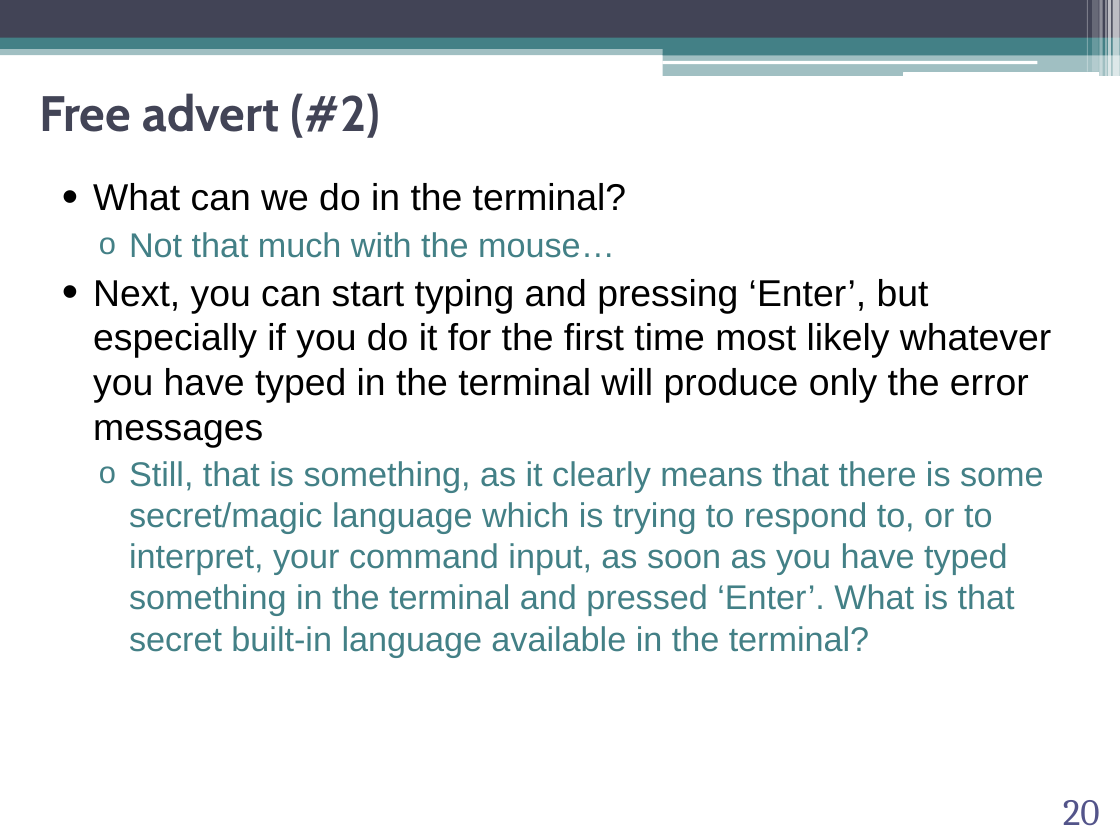
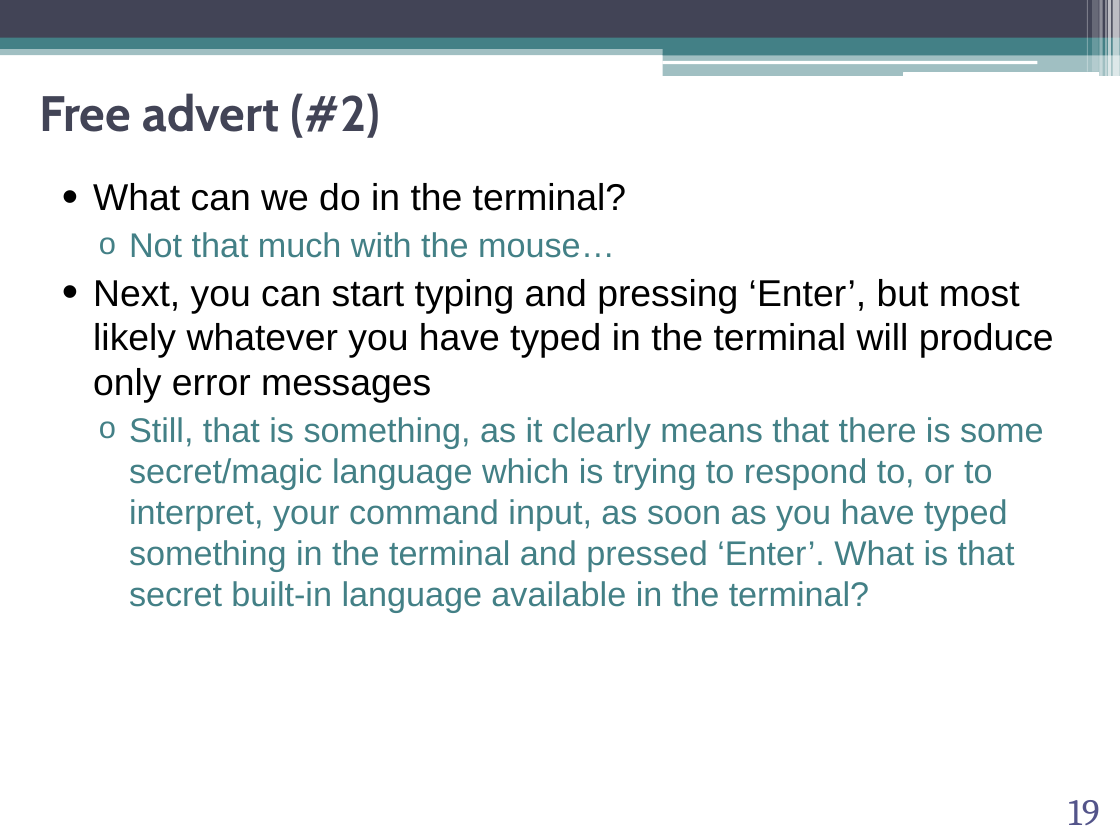
Before and after one commit to abilandz/PH8124, a slide deck: slide 19 of Lecture_1/ABilandzic_PH8124_SS2023.pptx (slide 20 before the commit). Drawn at 1120x840 pixels with LibreOffice and Linux fonts; fonts in the diff are those of the drawing; background and template pictures are left out. Boxes give left, top, right and bottom in pixels: in the first picture for what was removed or moved away, otherwise in the second. Text is boxed around its words. In the diff, an @@ line names an element or a change of style, - is before the commit and + after.

```diff
--- a/Lecture_1/ABilandzic_PH8124_SS2023.pptx
+++ b/Lecture_1/ABilandzic_PH8124_SS2023.pptx
@@ text at bbox=[93, 279, 1054, 403]: text changed @@
-• Next, you can start typing and pressing ‘Enter’, but especially if you do it for the first time most likely whatever you have typed in the terminal will produce only the error messages
+• Next, you can start typing and pressing ‘Enter’, but most likely whatever you have typed in the terminal will produce only error messages
@@ page number at bbox=[1068, 800, 1099, 825]: text changed @@
-20
+19
```
Also in this commit, not shown: 12 other slides changed, 1 slide removed, 3 other files.
